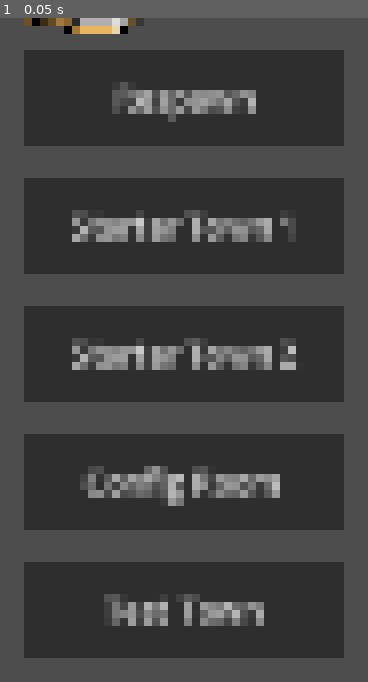
Above: before the commit, frame 1.
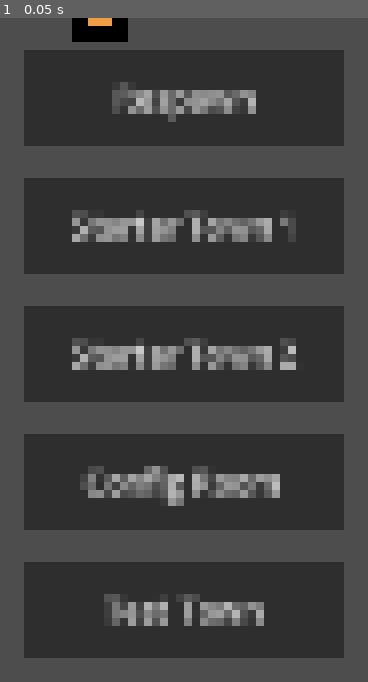
Above: after the commit, the same moment.

Repository: uplord/game-uplord
Game: Godot game, scene res://Entities/Player/Player.tscn
Two runs of this game, one before a commit and one after it. Both use one fixed random seed, a clock stepped at 60 frames per second and the inputs below. This scene is started directly instead of the project's main scene.
Inputs:
- Up to frame 1 (0.05 s): no input

The runs differ from the first frame. In frame 1, 0.7% of the frame differs, in the area x 6-37%, y 0-4%.
Error in both runs: Invalid call. Nonexistent function 'setup' in base 'Nil'. (res://Utilities/Game/GameManager/GameManager.gd:13)

Commit message:
feat: player border

Diff:
--- /dev/null
+++ b/Entities/Player/Body.gdshader
@@ -0,0 +1,39 @@
+shader_type canvas_item;
+
+uniform float outline_width : hint_range(0.0, 20.0, 0.1) = 2.0;
+uniform float scale_factor = 1.0;
+uniform vec4 outline_color : source_color = vec4(0.0, 0.0, 0.0, 1.0);
+
+uniform sampler2D screen_texture : hint_screen_texture, filter_nearest, repeat_disable;
+
+void fragment() {
+    vec4 col = texture(screen_texture, SCREEN_UV);
+
+    vec2 ps = SCREEN_PIXEL_SIZE;
+
+    // keep outline 4px at scale = 1
+    float width = outline_width;
+
+    // OPTIONAL: comment this out if you DON'T want scaling to affect outline
+    width *= scale_factor;
+
+    vec2 offset = ps * width;
+
+    float maxa = col.a;
+
+    maxa = max(maxa, texture(screen_texture, SCREEN_UV + vec2( offset.x, 0.0)).a);
+    maxa = max(maxa, texture(screen_texture, SCREEN_UV + vec2(-offset.x, 0.0)).a);
+    maxa = max(maxa, texture(screen_texture, SCREEN_UV + vec2(0.0, offset.y)).a);
+    maxa = max(maxa, texture(screen_texture, SCREEN_UV + vec2(0.0,-offset.y)).a);
+
+    maxa = max(maxa, texture(screen_texture, SCREEN_UV + vec2( offset.x, offset.y)).a);
+    maxa = max(maxa, texture(screen_texture, SCREEN_UV + vec2(-offset.x, offset.y)).a);
+    maxa = max(maxa, texture(screen_texture, SCREEN_UV + vec2( offset.x,-offset.y)).a);
+    maxa = max(maxa, texture(screen_texture, SCREEN_UV + vec2(-offset.x,-offset.y)).a);
+
+    if (col.a == 0.0 && maxa > 0.0) {
+        COLOR = outline_color;
+    } else {
+        COLOR = col;
+    }
+}
--- a/Entities/Player/Player.gd
+++ b/Entities/Player/Player.gd
@@ -3,7 +3,7 @@
 
 @export var speed := 400
 
-@onready var body = $Model/Body
+@onready var body = $Model/Body/CanvasGroup
 
 var target: Vector2
 var has_target := false
--- a/Entities/Player/Player.tscn
+++ b/Entities/Player/Player.tscn
@@ -1,7 +1,16 @@
 [gd_scene format=3 uid="uid://dln8i38i54imj"]
 
 [ext_resource type="Script" uid="uid://bxdwfpc3382bh" path="res://Entities/Player/Player.gd" id="1_e5kic"]
+[ext_resource type="Shader" uid="uid://cci8kskhfmsfy" path="res://Entities/Player/Body.gdshader" id="2_vweq0"]
 [ext_resource type="Texture2D" uid="uid://cg5dbrs73ahlg" path="res://Entities/Items/Classes/Temp/Art/armour.png" id="2_ww0jn"]
+
+[sub_resource type="ShaderMaterial" id="ShaderMaterial_1des2"]
+
+[sub_resource type="ShaderMaterial" id="ShaderMaterial_vweq0"]
+shader = ExtResource("2_vweq0")
+shader_parameter/outline_width = 2.0000000298024
+shader_parameter/scale_factor = 1.0
+shader_parameter/outline_color = Color(0, 0, 0, 1)
 
 [sub_resource type="RectangleShape2D" id="RectangleShape2D_ww0jn"]
 size = Vector2(180, 40)
@@ -13,10 +22,14 @@
 scale = Vector2(0.25, 0.25)
 
 [node name="Body" type="Node2D" parent="Model" unique_id=1281244017]
+material = SubResource("ShaderMaterial_1des2")
 
-[node name="Armour" type="Sprite2D" parent="Model/Body" unique_id=1413598600]
+[node name="CanvasGroup" type="CanvasGroup" parent="Model/Body" unique_id=467880241]
+material = SubResource("ShaderMaterial_vweq0")
+
+[node name="Armour" type="Sprite2D" parent="Model/Body/CanvasGroup" unique_id=1413598600]
 texture = ExtResource("2_ww0jn")
-offset = Vector2(0, -677)
+offset = Vector2(0, -697)
 
 [node name="CollisionShape2D" type="CollisionShape2D" parent="." unique_id=894241408]
 position = Vector2(0, -20)
--- a/Entities/RemotePlayer/RemotePlayer.gd
+++ b/Entities/RemotePlayer/RemotePlayer.gd
@@ -1,7 +1,7 @@
-extends Node2D
+extends CharacterBody2D
 class_name RemotePlayer
 
-@onready var body = $Model/Body
+@onready var body = $Model/Body/CanvasGroup
 
 var is_local := false
 
--- a/Entities/RemotePlayer/RemotePlayer.tscn
+++ b/Entities/RemotePlayer/RemotePlayer.tscn
@@ -1,9 +1,16 @@
 [gd_scene format=3 uid="uid://dcvpvvfno2yyb"]
 
 [ext_resource type="Script" uid="uid://cee2qvkd2ut01" path="res://Entities/RemotePlayer/RemotePlayer.gd" id="1_xx3ee"]
+[ext_resource type="Shader" uid="uid://cci8kskhfmsfy" path="res://Entities/Player/Body.gdshader" id="2_27307"]
 [ext_resource type="Texture2D" uid="uid://cg5dbrs73ahlg" path="res://Entities/Items/Classes/Temp/Art/armour.png" id="2_lkt0a"]
 
-[node name="Player" type="Node2D" unique_id=2069247346]
+[sub_resource type="ShaderMaterial" id="ShaderMaterial_27307"]
+shader = ExtResource("2_27307")
+shader_parameter/outline_width = 2.0
+shader_parameter/scale_factor = 1.0
+shader_parameter/outline_color = Color(0, 0, 0, 1)
+
+[node name="RemotePlayer" type="CharacterBody2D" unique_id=951509883]
 script = ExtResource("1_xx3ee")
 
 [node name="Model" type="Node2D" parent="." unique_id=1385571394]
@@ -11,7 +18,10 @@
 
 [node name="Body" type="Node2D" parent="Model" unique_id=1281244017]
 
-[node name="Armour" type="Sprite2D" parent="Model/Body" unique_id=1413598600]
+[node name="CanvasGroup" type="CanvasGroup" parent="Model/Body" unique_id=1070551677]
+material = SubResource("ShaderMaterial_27307")
+
+[node name="Armour" type="Sprite2D" parent="Model/Body/CanvasGroup" unique_id=1413598600]
 modulate = Color(0.101960786, 1, 1, 1)
 texture = ExtResource("2_lkt0a")
-offset = Vector2(0, -677)
+offset = Vector2(0, -697)
--- a/Stages/BaseStage.gd
+++ b/Stages/BaseStage.gd
@@ -2,6 +2,7 @@
 class_name BaseStage
 
 var player: Player
+var remote_player: RemotePlayer
 
 @export var player_speed := 600
 @export var player_scale := 1.0
@@ -15,8 +16,31 @@
 
 
 func _on_player_ready() -> void:
-	# override in child scenes if needed
-	if player:
-		player.speed = player_speed
-		player.scale = Vector2(player_scale, player_scale)
-		player.set_movement_enabled(allow_player_movement)
+	if not player:
+		return
+
+	# apply gameplay values
+	player.speed = player_speed
+	player.scale = Vector2(player_scale, player_scale)
+	player.set_movement_enabled(allow_player_movement)
+
+	var canvas_group := player.get_node_or_null("CanvasGroup")
+	if canvas_group and canvas_group.material is ShaderMaterial:
+		var mat := canvas_group.material as ShaderMaterial
+		mat.set_shader_parameter("scale_factor", player_scale)
+
+func set_remote_player(p: RemotePlayer) -> void:
+	remote_player = p
+	_on_remote_player_ready()
+
+
+func _on_remote_player_ready() -> void:
+	if not remote_player:
+		return
+
+	remote_player.scale = Vector2(player_scale, player_scale)
+
+	var canvas_group := remote_player.get_node_or_null("CanvasGroup")
+	if canvas_group and canvas_group.material is ShaderMaterial:
+		var mat := canvas_group.material as ShaderMaterial
+		mat.set_shader_parameter("scale_factor", player_scale)
--- a/Utilities/World/SceneManager/SceneManager.gd
+++ b/Utilities/World/SceneManager/SceneManager.gd
@@ -268,5 +268,6 @@
 		remote_player.global_position = p.position
 		remote_player.set_direction(p.direction)
 		parent.add_child(remote_player)
+		selected_stage.set_remote_player(remote_player)
 
 	GameManager.update_ui()
Binary file changed: Entities/Items/Classes/Temp/Art/armour.png
